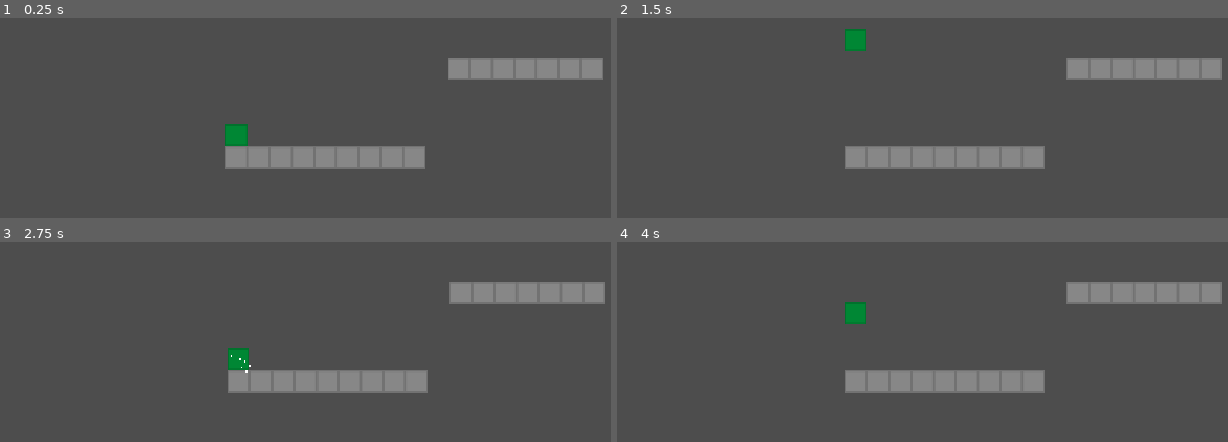
Above: before the commit, frames 1-4 (two rows, left to right).
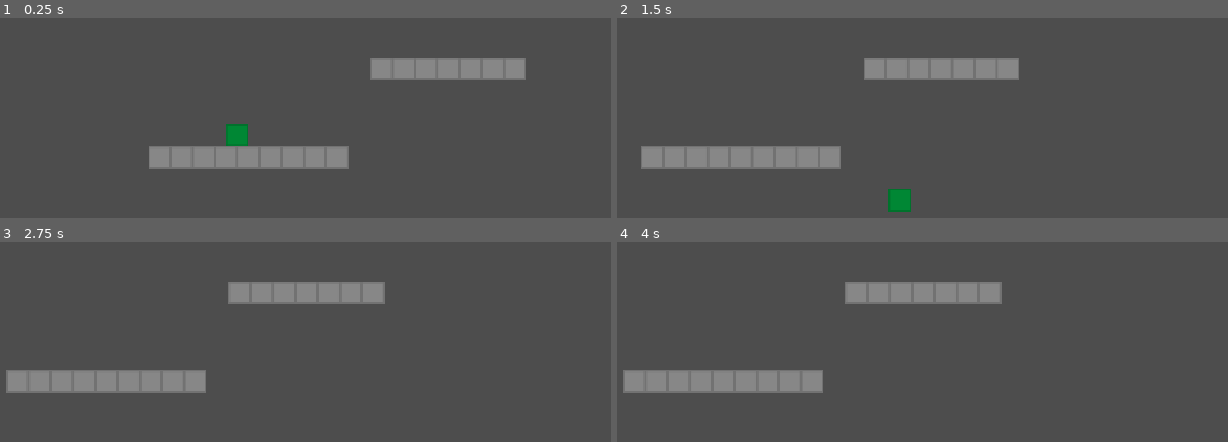
Above: after the commit, the same moments.

Repository: JumbledOne/RPHGameProject
Game: Godot game, scene res://scripts/player/player_test_scene.tscn
Two runs of this game, one before a commit and one after it. Both use one fixed random seed, a clock stepped at 60 frames per second and the inputs below. This scene is started directly instead of the project's main scene.
Inputs:
- Up to frame 1 (0.25 s): no input
- Up to frame 2 (1.5 s): hold I (ability) 0.53-1.28 s; hold D (right) from 0.53 s (still down); tap Space (jump) at 0.77 s; tap I (ability) at 1.35 s
- Up to frame 3 (2.75 s): tap Space (jump) at 1.52 s; release D (right) at 2.03 s; hold A (left) from 2.03 s (still down); hold I (ability) from 2.03 s (still down)
- Up to frame 4 (4 s): tap Enter at 2.75 s; release A (left) at 2.78 s; release I (ability) at 2.78 s; hold D (right) from 2.78 s (still down); tap I (ability) at 2.85 s; tap Space (jump) at 3.02, 3.77 s; hold I (ability) from 3.53 s (still down)

The runs differ from the first frame. In frame 1, 5.7% of the frame differs, in the area x 24-99%, y 20-76%; in frame 2, 14%, in the area x 3-100%, y 5-97%; in frame 3, 14%; in frame 4, 14%.

Commit message:
Player can move again

Diff:
--- a/src/scripts/player/player.gd
+++ b/src/scripts/player/player.gd
@@ -22,6 +22,7 @@
 signal health_changed(diff: int)
 
 func _ready() -> void:
+	super()
 	GameManager.player = self
 
 func _physics_process(delta: float) -> void:
--- a/src/scripts/player/player.tscn
+++ b/src/scripts/player/player.tscn
@@ -9,6 +9,11 @@
 
 [node name="Player" type="CharacterBody2D" unique_id=1043310607]
 script = ExtResource("1_so2s4")
+walk_speed = 200.0
+walk_time_to_full_speed = 0.2
+sprint_speed = 300.0
+sprint_time_to_full_speed = 0.2
+gravity = 1960.0
 
 [node name="PlayerModel" parent="." unique_id=566320765 instance=ExtResource("2_so2s4")]
 
--- a/src/scripts/player/player_test_scene.tscn
+++ b/src/scripts/player/player_test_scene.tscn
@@ -29,4 +29,4 @@
 target = NodePath("")
 
 [node name="PlayerSpawner" parent="." unique_id=512273958 instance=ExtResource("4_ot6uy")]
-position = Vector2(16, -16)
+position = Vector2(128, -64)
